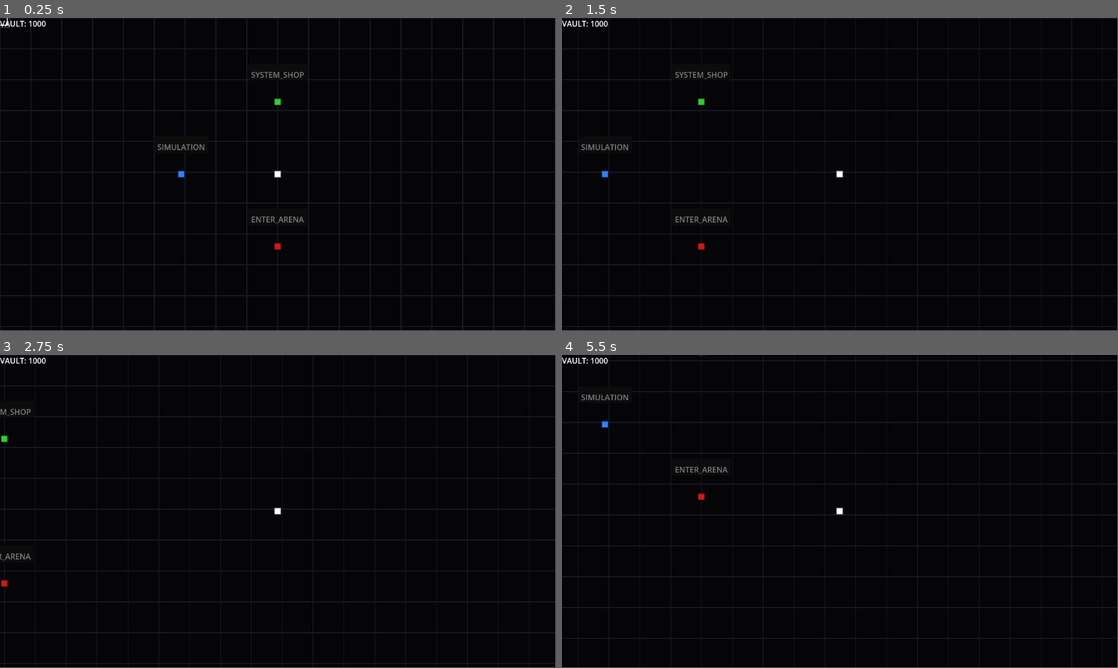
Above: before the commit, frames 1-4 (two rows, left to right).
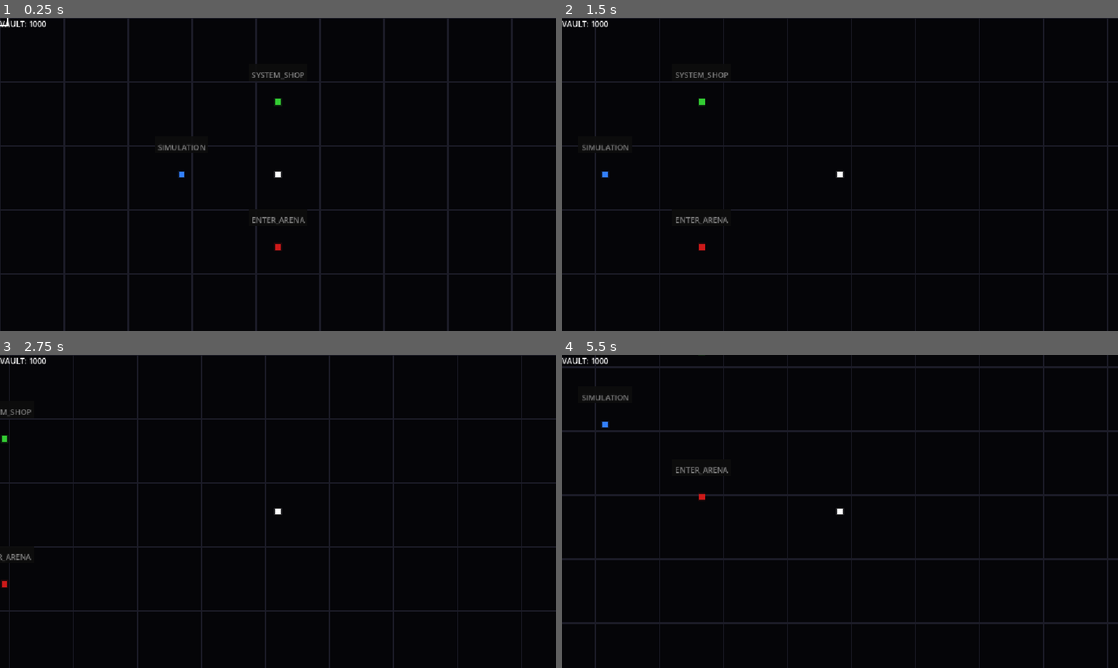
Above: after the commit, the same moments.

Repository: AnonymousXavier/ink-void
Game: Godot game, scene res://Scenes/main_menu.tscn
The game is run twice, just before and just after one commit, with the same random seed, the same clock (stepped at 60 frames per second) and the same inputs.
Inputs (mouse positions are in pixels of both pictures, inside the frame that each line leads up to):
- Up to frame 1 (0.25 s): no input
- Up to frame 2 (1.5 s): tap Enter at 0.5 s; move the mouse to (962, 158) at 0.52 s; hold Right (right) 0.53-1.25 s; hold Space (parry) 0.53-1.25 s; tap Shift (dash) at 0.6 s; click (962, 158) at 0.67 s; drag from (728, 190) to (812, 237) at 1.27 s
- Up to frame 3 (2.75 s): tap Space (parry) at 2 s; move the mouse to (333, 442) at 2.02 s; hold Right (right) from 2.03 s (still down); hold Space (parry) from 2.03 s (still down); tap Shift (dash) at 2.1 s
- Up to frame 4 (5.5 s): release Right (right) at 2.75 s; release Space (parry) at 2.75 s; drag from (812, 574) to (673, 464) at 2.77 s; tap Enter at 3.5 s; move the mouse to (1006, 558) at 3.52 s; hold Left (left) 3.53-4.25 s; hold Space (parry) 3.53-4.25 s; tap Shift (dash) at 3.6, 5.1 s; drag from (673, 464) to (756, 433) at 4.27 s; tap Space (parry) at 5 s; move the mouse to (867, 511) at 5.02 s; hold Down (down) from 5.03 s (still down); hold Space (parry) from 5.03 s (still down); click (867, 511) at 5.17 s
In our replay, the window is 799x449 before the commit and 800x450 after it. These sizes can differ from the game's own. Grey fills any space a smaller window leaves; there, only what the larger window draws over its background counts as a difference.

The runs differ from the first frame. In frame 1, 9.0% of the frame differs, in the area x 0-100%, y 0-100%; in frame 2, 6.2%; in frame 3, 6.5%; in frame 4, 7.7%.

Commit message:
Code Cleanup and Refactor

Diff:
--- a/AutoLoads/Factories.gd
+++ b/AutoLoads/Factories.gd
@@ -74,7 +74,6 @@
 	var health_data = Stats.health_data[type].duplicate() if type in Stats.health_data else HealthData.new()
 	var projectile_weapon_data = Stats.projectile_weapon_datas[type].duplicate(true) if type in Stats.projectile_weapon_datas else ProjectileWeaponData.new()
 
-	# --- DATA INJECTION FROM PRE-BAKED ARRAYS ---
 	transform_data.position = pos
 	velocity_data.speed = profile["speed"]
 	alignment_data.alignment = Enums.ALIGNMENTS.ENEMY
--- a/Resources/DashData.gd
+++ b/Resources/DashData.gd
@@ -12,7 +12,3 @@
 
 @export var dash_speed: float = 1800.0
 @export var dash_direction: Vector2 = Vector2.ZERO
-
-# --- FRICTION WAKE ---
-@export var friction_wake_radius: float = 0.0 # Starts at 0. Upgrades will increase this!
-@export var friction_wake_slow_percent: float = 0.0
--- a/Resources/InteractableData.gd
+++ b/Resources/InteractableData.gd
@@ -8,5 +8,4 @@
 var base_color: Color
 var hover_color: Color
 
-# Add this to label the terminal!
 var terminal_name: String = ""
--- a/Scenes/main_menu.gd
+++ b/Scenes/main_menu.gd
@@ -38,7 +38,7 @@
 		screen_center - Vector2(0, 150),
 		Color(0.2, 0.8, 0.2),
 		Enums.EVENT_TYPES.OPEN_PERK_SHOP,
-		"SYSTEM_SHOP" # <--- Pass the text
+		"SYSTEM_SHOP"
 	)
 
 	# The Breach / Airlock
@@ -46,7 +46,7 @@
 		screen_center + Vector2(0, 150),
 		Color(0.8, 0.1, 0.1),
 		Enums.EVENT_TYPES.ENTER_ARENA,
-		"ENTER_ARENA" # <--- Pass the text
+		"ENTER_ARENA"
 	)
 
 	# The Tutorial
@@ -57,7 +57,6 @@
 		"SIMULATION"
 	)
 
-# Update the parameters to accept t_name
 func _spawn_terminal(pos: Vector2, color: Color, event_type: int, t_name: String) -> void:
 	var em = SceneInstances.entity_manager
 	var t_id = em.next_entity_id
@@ -91,10 +90,8 @@
 		_spawn_objects()
 		has_spawned_player = true
 
-	# 1. Clear the queue
 	events_manager.update(delta)
 
-	# 2. Process Input and Physics
 	input_system.update()
 	player_controller_system.update(delta)
 	movement_system.update(delta)
--- a/Scenes/revive_ui.gd
+++ b/Scenes/revive_ui.gd
@@ -37,7 +37,6 @@
 		pay_button.modulate = Color.DARK_GRAY
 		pay_button.text = "INSUFFICIENT SOULS"
 
-	# --- THE TERMINAL SLAM ANIMATION ---
 	# Reset states before animating
 	overlay.modulate.a = 0.0
 	container.scale = Vector2(1.2, 1.2) # Start 20% larger
--- a/Scenes/tutorial.gd
+++ b/Scenes/tutorial.gd
@@ -1,7 +1,7 @@
 extends Node2D
 
 @onready var bg: ColorRect = $BG
-@onready var ui_manager: UIManager = $UIManager # You might want to hide the timer/cards in the _ready func of this UI!
+@onready var ui_manager: UIManager = $UIManager
 
 # Initialize Core Systems
 var rendering_system: RenderingSystem = RenderingSystem.new()
--- a/Scenes/ui_manager.gd
+++ b/Scenes/ui_manager.gd
@@ -57,9 +57,7 @@
 
 	var start_screen_pos = screen_center + ((world_pos - camera_pos) * zoom)
 
-	# ==========================================
-	# 1. CREATE A ROUND SOUL (Procedural StyleBox)
-	# ==========================================
+	# CREATE A ROUND SOUL (Procedural StyleBox)
 	var soul_node = Panel.new()
 	var style = StyleBoxFlat.new()
 	style.bg_color = Color(0.2, 0.8, 1.0, 1.0) # Solid Light Blue
@@ -78,9 +76,7 @@
 	soul_node.size = Vector2(12.0, 12.0) * zoom
 	soul_node.position = start_screen_pos - (soul_node.size / 2.0)
 
-	# ==========================================
-	# 2. CREATE THE TRAIL (CPUParticles2D)
-	# ==========================================
+	# CREATE THE TRAIL (CPUParticles2D)
 	var trail = CPUParticles2D.new()
 	trail.amount = 16
 	trail.lifetime = 0.3
@@ -95,7 +91,7 @@
 	soul_node.add_child(trail)
 	$Control.add_child(soul_node)
 
-	# 3. THE FLIGHT ANIMATION
+	# THE FLIGHT ANIMATION
 	var target_pos = souls_label.global_position
 	var tween = create_tween().set_parallel(true)
 
@@ -106,7 +102,7 @@
 	tween.tween_property(soul_node, "position", mid_pos, 0.2).set_trans(Tween.TRANS_QUAD).set_ease(Tween.EASE_OUT)
 	tween.chain().tween_property(soul_node, "position", target_pos, 0.4).set_trans(Tween.TRANS_EXPO).set_ease(Tween.EASE_IN)
 
-	# 4. THE IMPACT & CLEANUP
+	# THE IMPACT & CLEANUP
 	tween.chain().tween_callback(func():
 		_increment_soul_counter(amount)
 
--- a/Systems/ParticlesSystem.gd
+++ b/Systems/ParticlesSystem.gd
@@ -58,12 +58,12 @@
 		get_tree().current_scene.call_deferred("add_child", p)
 
 func update(delta: float) -> void:
-	# 1. Catch the impact events
+	# Catch the impact events
 	for event in SceneInstances.events_manager.events:
 		if event.type == Enums.EVENT_TYPES.SPAWN_IMPACT_PARTICLE:
 			_trigger_burst(event.get("pos", Vector2.ZERO), event.get("color", Color.WHITE))
 
-	# 2. Reclaim finished particles safely back to the pool
+	# Reclaim finished particles safely back to the pool
 	for i in range(active_particles.size() - 1, -1, -1):
 		var p = active_particles[i]
 
--- a/Systems/TutorialSystem.gd
+++ b/Systems/TutorialSystem.gd
@@ -1,7 +1,6 @@
 extends Node
 class_name TutorialSystem
 
-# Added DASH_FAILED and PARRY_FAILED states!
 enum Phase { WELCOME, DASH_TEST, DASH_FAILED, PARRY_TEST, PARRY_FAILED, COMPLETE }
 var current_phase: Phase = Phase.WELCOME
 
@@ -67,16 +66,14 @@
 		Phase.PARRY_FAILED:
 			# Explicit retry loop
 			instruction_label.text = "FAILED. SLASH THE BULLET *BEFORE* IT HITS YOU.\n[ L-CLICK ] TO TRY AGAIN."
-			if input.left_click_pressed:
-				input.left_click_pressed = false # Consume the input
+			if input.fire_pressed:
+				input.fire_pressed = false # Consume the input
 				_transition_to_parry_test()
 
 		Phase.COMPLETE:
 			pass
 
-# ==========================================
 # PHASE TRANSITIONS & LOGIC
-# ==========================================
 func _transition_to_dash_test() -> void:
 	current_phase = Phase.DASH_TEST
 	phase_timer = 1.5 # Shortened to 1.5s so they have to react fast
@@ -120,9 +117,7 @@
 		get_tree().change_scene_to_file("res://Scenes/main_menu.tscn")
 	)
 
-# ==========================================
 # EVENT MONITORS & FAIL SAFES
-# ==========================================
 func _monitor_events(player_id: int) -> void:
 	for event in SceneInstances.events_manager.events:
 		if event.type == Enums.EVENT_TYPES.DAMAGE_ATTEMPT:
--- a/Systems/death_system.gd
+++ b/Systems/death_system.gd
@@ -11,9 +11,7 @@
 
 			var entity_manager = SceneInstances.entity_manager
 
-			# ==========================================
-			# 1. EXTRACT SOULS (ECONOMY)
-			# ==========================================
+			# SOULS
 			if id in entity_manager.is_an_enemy:
 				var gold_data = entity_manager.gold_value_components.get(id)
 				var transform_data = entity_manager.transform_components.get(id)
@@ -29,9 +27,7 @@
 						"world_pos": transform_data.position
 					})
 
-			# ==========================================
-			# 2. SPAWN BLOOD SPLATTER
-			# ==========================================
+			# SPAWN BLOOD SPLATTER
 			# Fetch the position and render data BEFORE it gets deleted
 			var transform_data = entity_manager.transform_components.get(id)
 			var render_data = entity_manager.render_components.get(id)
--- a/Systems/hit_stop_system.gd
+++ b/Systems/hit_stop_system.gd
@@ -5,7 +5,6 @@
 var is_stopped: bool = false
 
 func update() -> void:
-	# THE WAKE-UP SEQUENCE
 	if is_stopped:
 		# Use raw real-world unscaled time so this timer doesn't freeze when the game freezes
 		if Time.get_ticks_msec() >= hit_stop_end_time:
--- a/Systems/movement_system.gd
+++ b/Systems/movement_system.gd
@@ -55,7 +55,7 @@
 				despawn_bullet(id, transform)
 
 func despawn_bullet(bullet_id, transform_data: TransformData):
-	# 1. Fetch the bullet's exact color
+	# Fetch the bullet's exact color
 	var render_data = SceneInstances.entity_manager.render_components.get(bullet_id)
 	var bullet_color = render_data.modulate if render_data else Color(0.8, 0.8, 0.8)
 
--- a/Systems/projectile_dispatch_system.gd
+++ b/Systems/projectile_dispatch_system.gd
@@ -10,7 +10,7 @@
 			var bullet_speed = 300.0 # This should match the speed you pass to spawn_bullet
 			var direction = Vector2.ZERO
 
-			# 1. Fetch the target's velocity to see how fast they are moving
+			# Fetch the target's velocity to see how fast they are moving
 			var target_velocity = SceneInstances.entity_manager.velocity_components.get(event["target"])
 
 			if target_velocity and target_velocity.direction != Vector2.ZERO:
@@ -23,7 +23,7 @@
 
 				direction = (future_position - parent_transform.position).normalized()
 			else:
-				# Fallback: If the player is standing completely still, just shoot straight at them
+				# If the player is standing completely still, just shoot straight at them
 				direction = (target_transform.position - parent_transform.position).normalized()
 
 			var parent_render = SceneInstances.entity_manager.render_components.get(event["id"])
--- a/Systems/rendering_system.gd
+++ b/Systems/rendering_system.gd
@@ -26,9 +26,7 @@
 	var grid_color = Color("333333") if is_frozen else Color("1c1c28")
 	bg_material.set_shader_parameter("border_color", grid_color)
 
-	# ========================================
-	# 4. The Entity Loop (Sorted for Z-Index)
-	# ========================================
+	# The Entity Loop (Sorted for Z-Index)
 	var entities_to_draw = SceneInstances.entity_manager.render_components.keys()
 
 	# Pluck the player out and push them to the very end of the array
@@ -46,19 +44,16 @@
 
 		if active_texture == null: continue
 
-		# ==========================================
 		# THE COLOR OVERRIDE PIPELINE
-		# ==========================================
 		var active_color = render_data.modulate # 1. Start with the entity's true color
 
-		# 2. Time Freeze Overrides Everything (Except Player)
+		# Time Freeze Overrides Everything (Except Player)
 		if is_frozen and entity_id != player_id:
 			active_color = Color(0.3, 0.3, 0.3, 1.0) # Dead, brutalist gray
 
-		# 3. Damage Flash takes ultimate priority over everything
+		# Damage Flash takes ultimate priority over everything
 		if SceneInstances.entity_manager.flash_components.has(entity_id):
 			active_color = Color(8.0, 8.0, 8.0, 1.0) # Overblown pure white
-		# ==========================================
 
 		var distance_from_cam = (transform_data.position - camera_pos) * zoom
 		var final_screen_pos = screen_center + distance_from_cam
@@ -255,9 +250,7 @@
 		var parry_y_offset = dash_y_offset - ammo_bar_height - gap
 		var health_y_offset = parry_y_offset - health_height - gap
 
-		# ==========================================
-		# 1. THE PLAYER HEALTH PIPS (TOP BAR)
-		# ==========================================
+		# THE PLAYER HEALTH PIPS (TOP BAR)
 		var health = SceneInstances.entity_manager.health_components.get(player_id)
 		if health and health.maxHealth > 0:
 			var pip_width = bar_width / float(health.maxHealth)
@@ -276,9 +269,7 @@
 					# MISSING HEALTH: Hollow, dim red outline
 					draw_rect(padded_pip, Color(0.4, 0.1, 0.1, 0.6), false, 2.0 * zoom)
 
-		# ==========================================
-		# 2. THE PARRY AMMO BAR (MIDDLE BAR)
-		# ==========================================
+		# THE PARRY AMMO BAR (MIDDLE BAR)
 		var parry = SceneInstances.entity_manager.parry_components.get(player_id)
 		if parry:
 			var bar_rect = Rect2(Vector2(player_screen_pos.x + base_x_offset, player_screen_pos.y + parry_y_offset), Vector2(bar_width, ammo_bar_height))
@@ -301,9 +292,7 @@
 						var partial_rect = Rect2(padded_rect.position, Vector2(partial_width, padded_rect.size.y))
 						draw_rect(partial_rect, Color(0.6, 0.8, 1.0, 0.9), true)
 
-		# ==========================================
-		# 3. THE DASH COOLDOWN BAR (BOTTOM BAR)
-		# ==========================================
+		# THE DASH COOLDOWN BAR (BOTTOM BAR)
 		var dash = SceneInstances.entity_manager.dash_components.get(player_id)
 		if dash:
 			var bar_rect = Rect2(Vector2(player_screen_pos.x + base_x_offset, player_screen_pos.y + dash_y_offset), Vector2(bar_width, ammo_bar_height))
--- a/Systems/revive_system.gd
+++ b/Systems/revive_system.gd
@@ -22,13 +22,13 @@
 func trigger_revive_sequence():
 	var bank = SceneInstances.entity_manager.bank_data
 
-	# 1. Hard freeze the custom game loop
+	# Hard freeze the custom game loop
 	SceneInstances.time_scale = 0.0
 
-	# 2. Check if they have enough Keys (Souls)
+	# Check if they have enough Keys (Souls)
 	var can_afford = bank.souls >= current_revive_cost
 
-	# 3. Tell the UI Manager to slide the Tribute overlay onto the screen
+	# Tell the UI Manager to slide the Tribute overlay onto the screen
 	SceneInstances.events_manager.add_event({
 		"type": Enums.EVENT_TYPES.SHOW_REVIVE_UI,
 		"cost": current_revive_cost,
@@ -40,19 +40,18 @@
 	var player_id = entity_manager.player_id
 	var bank = entity_manager.bank_data
 
-	# 1. Deduct the souls and scale the cost for next time
+	# Deduct the souls and scale the cost for next time
 	bank.souls -= current_revive_cost
 	current_revive_cost *= 2
 
-	# 2. Heal the player back to baseline
+	# Heal the player back to baseline
 	var health = entity_manager.health_components.get(player_id)
 	if health:
 		health.health = health.maxHealth
 
-	# 3. BREATHING ROOM: Trigger your existing shockwave system!
 	# This clears all bullets around the player so they don't instantly die the frame they wake up.
 	if SceneInstances.wave_system:
 		SceneInstances.wave_system.trigger_shockwave()
 
-	# 4. Wake the engine back up
+	# Wake the engine back up
 	SceneInstances.time_scale = 1.0
--- a/Systems/splatter_canvas.gd
+++ b/Systems/splatter_canvas.gd
@@ -38,19 +38,19 @@
 		# Center pool stays put, satellites scatter randomly
 		var scatter = Vector2.ZERO if is_center else Vector2(randf_range(-25, 25), randf_range(-25, 25))
 
-		# 2. Scale (Center is massive, satellites are tiny)
+		# Scale (Center is massive, satellites are tiny)
 		var scale_multiplier = randf_range(2.5, 4.0) if is_center else randf_range(0.8, 1.5)
 		var final_scale = base_size * scale_multiplier
 
-		# 3. Transform
+		# Transform
 		var random_rot = randf_range(0, TAU)
 		var t = Transform2D(random_rot, final_scale, 0, world_pos + scatter)
 
-		# 4. Color: Multiply the enemy's base color by a darkening factor so it looks like a stained floor!
+		# Color: Multiply the enemy's base color by a darkening factor so it looks like a stained floor!
 		var darken_factor = randf_range(0.4, 0.7)
 		var drop_color = Color(base_color.r * darken_factor, base_color.g * darken_factor, base_color.b * darken_factor, randf_range(0.8, 1.0))
 
-		# 5. Apply to GPU memory
+		# Apply to GPU memory
 		graveyard_multimesh.set_instance_transform_2d(blood_count, t)
 		graveyard_multimesh.set_instance_color(blood_count, drop_color)
 
--- a/Systems/stalking_system.gd
+++ b/Systems/stalking_system.gd
@@ -22,7 +22,7 @@
 		var distance_to_player = vector_to_player.length()
 		var direction_to_player = vector_to_player.normalized()
 
-		# 1. PERCEPTION: Calculate Separation (Boids)
+		# Calculate Separation
 		var separation_vector = Vector2.ZERO
 		var neighbor_count = 0
 		var personal_space = 70.0 # How far they push away from each other
@@ -44,7 +44,7 @@
 		if neighbor_count > 0:
 			separation_vector /= neighbor_count
 
-		# 2. DECISION: State Machine Evaluation
+		# State Machine Evaluation
 		var target_direction = Vector2.ZERO
 		var weapon_data = entity_manager.projectile_weopon_components.get(entity_id)
 
@@ -68,7 +68,7 @@
 			ai_data.current_state = AIData.State.CHASING
 			target_direction = direction_to_player
 
-		# 3. STEERING: Combine Forces
+		# Combine Forces
 		# Blend the desire to attack the player with the claustrophobic need to avoid allies
 		var final_direction = target_direction + (separation_vector * ai_data.separation_weight)
 
--- a/Systems/wave_system.gd
+++ b/Systems/wave_system.gd
@@ -39,8 +39,6 @@
 	var wave_data = ShockWaveData.new()
 	transform_data.position =  SceneInstances.entity_manager.transform_components[SceneInstances.entity_manager.player_id].position
 
-	# We create a temporary dictionary in EntityManager just for this:
-	# var shockwave_components: Dictionary = {}
 	SceneInstances.entity_manager.shockwave_components[id] = wave_data
 	SceneInstances.entity_manager.transform_components[id] = transform_data
 	SceneInstances.entity_manager.active_entities.append(id)
--- a/project.godot
+++ b/project.godot
@@ -25,6 +25,11 @@
 Factories="*uid://bmy1whtkrwwj2"
 ImageGenerator="*uid://cmyu2bjdamg4a"
 SceneInstances="*uid://cfd242ejhsr4b"
+
+[display]
+
+window/stretch/mode="canvas_items"
+window/stretch/aspect="keep_height"
 
 [input]
 
